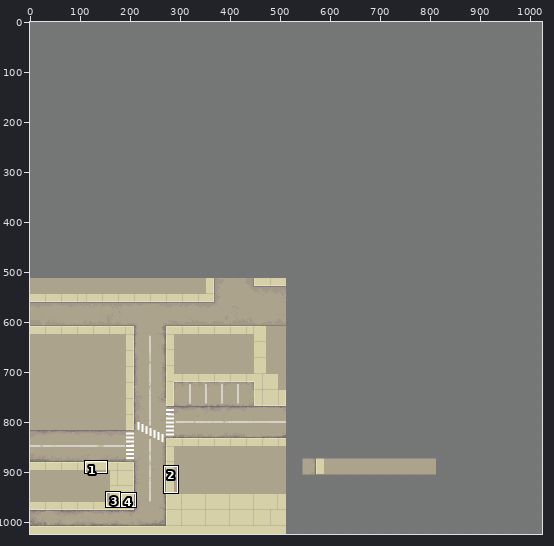
Pixel-art file: developement assets/street.aseprite. Above: a wide view before the commit, with the close-up outlined.
Close-up. Before the edit:
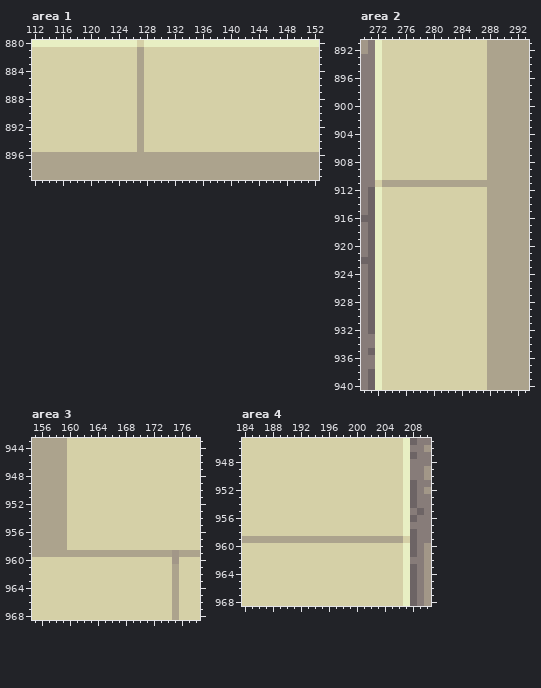
1024x1024 pixels, 1 frame. Shown: area 1: x 112..152, y 880..899; area 2: x 270..293, y 891..940; area 3: x 155..178, y 943..968; area 4: x 184..210, y 945..968. The commit also changed other parts of the picture, which this record leaves out.
And afterwards:
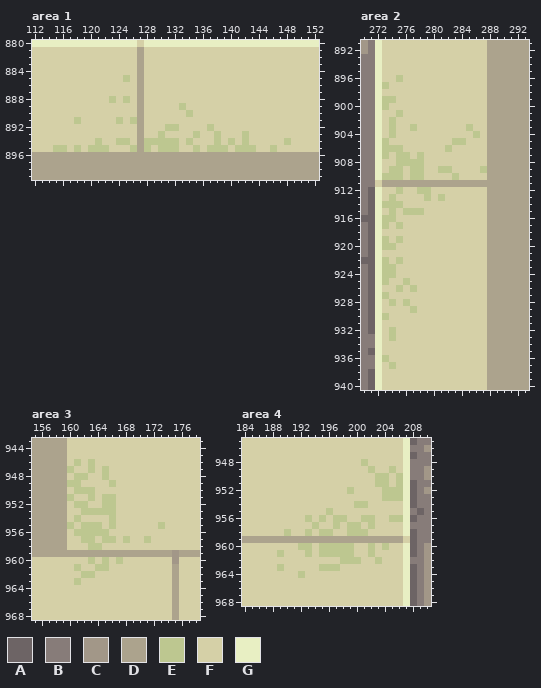
Palette (. is transparent): A #6d6465  B #877c79  C #a29788  D #aca38d  E #bdc790  F #d5d0a7  G #e8efc3
Difference:
layer "street" added
layer "vegitaion" added
layer "Layer 1" removed
Area 1, layer "vegitaion":
y 885: x 125 F -> E
y 888: x 123 F -> E; x 125 F -> E
y 889: x 133 F -> E
y 890: x 134 F -> E
y 891: x 118 F -> E; x 124 F -> E; x 126 F -> E
y 892: x 131..132 FF -> EE; x 137 F -> E
y 893: x 130 F -> E; x 135 F -> E; x 138 F -> E; x 142 F -> E
y 894: x 121 F -> E; x 124..125 FF -> EE; x 128..132 FFFFF -> EEEEE; x 134 F -> E; x 138 F -> E; x 140 F -> E; x 142 F -> E; x 148 F -> E
y 895: x 115..116 FF -> EE; x 118 F -> E; x 120..122 FFF -> EEE; x 126 F -> E; x 128 F -> E; x 130..132 FFF -> EEE; x 135 F -> E; x 137..139 FFF -> EEE; x 141..143 FFF -> EEE; x 146 F -> E
Area 2, layer "vegitaion":
y 896: x 275 F -> E
y 897: x 273 F -> E
y 899: x 273..274 FF -> EE
y 900: x 273 F -> E
y 901: x 275 F -> E
y 902: x 274 F -> E
y 903: x 274 F -> E; x 277 F -> E; x 285 F -> E
y 904: x 274 F -> E; x 286 F -> E
y 905: x 273 F -> E; x 283..284 FF -> EE
y 906: x 273..275 FFF -> EEE; x 282 F -> E
y 907: x 273 F -> E; x 275..276 FF -> EE; x 278 F -> E
y 908: x 275..278 FFFF -> EEEE
y 909: x 274..275 FF -> EE; x 277..278 FF -> EE; x 281..282 FF -> EE; x 287 F -> E
y 910: x 273..275 FFF -> EEE; x 277..278 FF -> EE; x 283 F -> E
y 912: x 275 F -> E; x 278..279 FF -> EE
y 913: x 274 F -> E; x 279 F -> E; x 281 F -> E
y 914: x 273..275 FFF -> EEE
y 915: x 274 F -> E; x 276..278 FFF -> EEE
y 916: x 273..274 FF -> EE
y 917: x 273 F -> E; x 275 F -> E
y 919: x 273 F -> E; x 275 F -> E
y 920: x 273..274 FF -> EE
y 922: x 273 F -> E; x 275 F -> E
y 923..924: x 273..274 FF -> EE
y 925: x 273 F -> E; x 276 F -> E
y 926: x 275 F -> E; x 277 F -> E
y 927: x 273 F -> E
y 928: x 274 F -> E; x 276 F -> E
y 929: x 277 F -> E
y 930: x 273 F -> E
y 932..933: x 274 F -> E
y 936: x 273 F -> E
y 937: x 274 F -> E
Area 3, layer "vegitaion":
y 946: x 161 F -> E; x 163 F -> E
y 947: x 160 F -> E; x 163 F -> E; x 165 F -> E
y 948: x 161..162 FF -> EE; x 165 F -> E
y 949: x 160..161 FF -> EE; x 166 F -> E
y 950: x 161..163 FFF -> EEE
y 951: x 160 F -> E; x 163 F -> E; x 165..166 FF -> EE
y 952: x 161..162 FF -> EE; x 165..166 FF -> EE
y 953: x 162..166 FFFFF -> EEEEE
y 954: x 161 F -> E; x 166 F -> E
y 955: x 160 F -> E; x 162..164 FFF -> EEE; x 166 F -> E; x 173 F -> E
y 956: x 161..165 FFFFF -> EEEEE
y 957: x 162..163 FF -> EE; x 165..166 FF -> EE; x 168 F -> E; x 171 F -> E
y 958: x 163..164 FF -> EE
y 960: x 163 F -> E; x 165 F -> E; x 167 F -> E
y 961: x 161 F -> E; x 164..165 FF -> EE
y 962: x 162..163 FF -> EE
y 963: x 161 F -> E
Area 4, layer "vegitaion":
y 948: x 201 F -> E
y 949: x 202 F -> E; x 205 F -> E
y 950..951: x 203..204 FF -> EE; x 206 F -> E
y 952: x 199 F -> E; x 204..206 FFF -> EEE
y 953: x 204..206 FFF -> EEE
y 954: x 200..201 FF -> EE
y 955: x 196 F -> E
y 956: x 193 F -> E; x 195 F -> E; x 197..198 FF -> EE; x 201..202 FF -> EE; x 205..206 FF -> EE
y 957: x 194 F -> E; x 197 F -> E; x 199..200 FF -> EE; x 202 F -> E
y 958: x 190 F -> E; x 193 F -> E; x 195..196 FF -> EE; x 199..201 FFF -> EEE
y 960: x 192..193 FF -> EE; x 195..199 FFFFF -> EEEEE; x 202 F -> E; x 204 F -> E
y 961: x 189 F -> E; x 193 F -> E; x 195..199 FFFFF -> EEEEE; x 202 F -> E
y 962: x 198..200 FFF -> EEE; x 203 F -> E
y 963: x 189 F -> E; x 195..197 FFF -> EEE
y 964: x 192 F -> E
Pixel boxes of the changes (left, top, right, bottom) in both close-ups:
changed: (53, 75, 291, 152)
changed: (382, 75, 487, 369)
changed: (67, 459, 165, 585)
changed: (277, 459, 403, 578)
